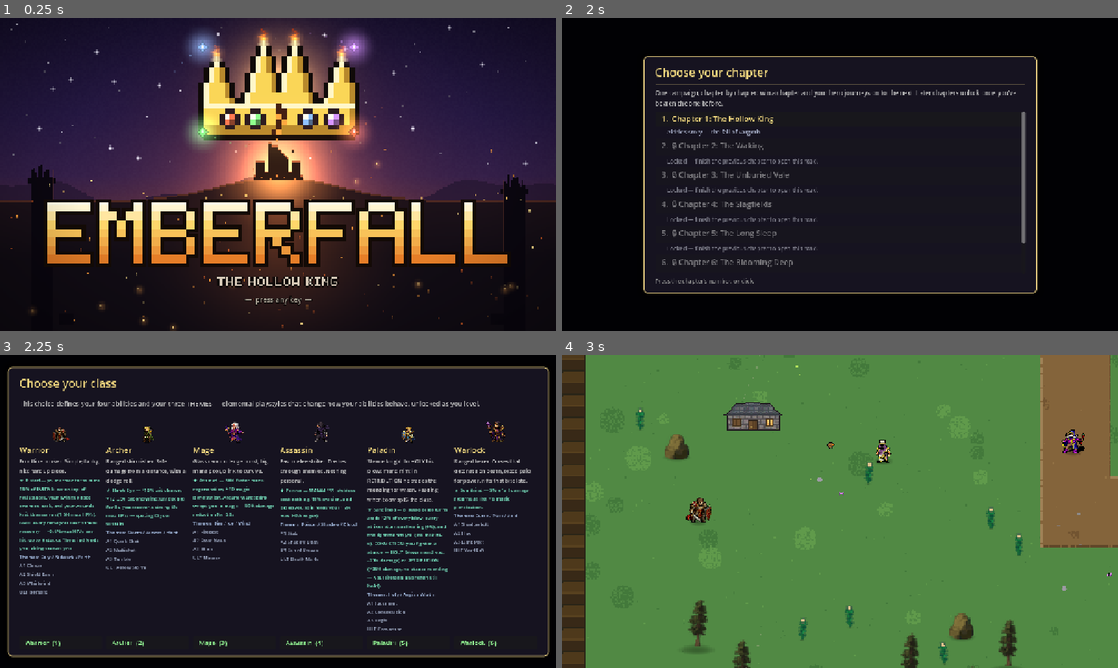
Above: before the commit, frames 1-4 (two rows, left to right).
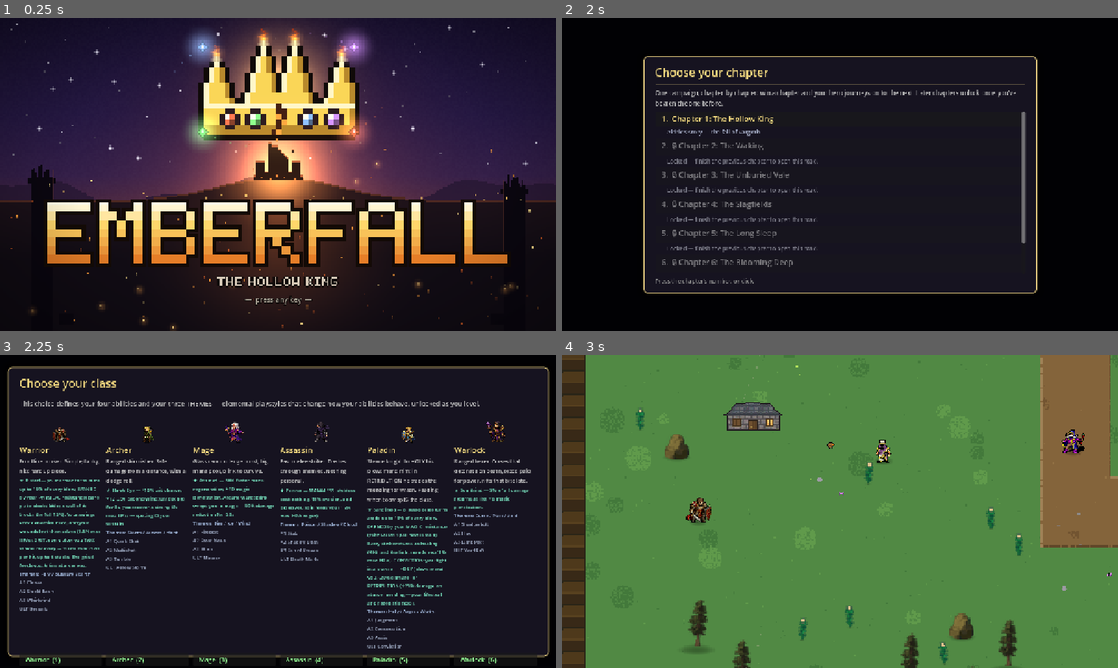
Above: after the commit, the same moments.

Repository: asalik1/game_beta
Game: Godot game, scene res://scenes/main.tscn
Same seed, same stepped clock (60 frames per second), same inputs: the game is played once before the commit and once after it.
Inputs (mouse positions are in pixels of both pictures, inside the frame that each line leads up to):
- Up to frame 1 (0.25 s): no input
- Up to frame 2 (2 s): tap Enter at 0.5 s; move the mouse to (962, 158) at 0.52 s; hold D 0.53-1.25 s; tap E at 0.6 s; click (962, 158) at 0.67 s; tap Space at 0.77, 1.07 s; click "⚔ New Character" at 1.25 s
- Up to frame 3 (2.25 s): click "1. Chapter 1: The Hollow King" at 2 s
- Up to frame 4 (3 s): click "Warrior (1)" at 2.75 s

Frames 1-2 are identical in both runs. In frame 3, 3.9% of the frame differs, in the area x 3-97%, y 42-99%; in frame 4, nothing differs.

Commit message:
balance: plate DR earned by resistance (fixes early faceroll, adds tank flavor)
Plate's flat 15% damage reduction was a handout that made early-game plate
near-untouchable (8-15%/hit vs a squishy's 20-36%) — the facetank window was
WIDEST exactly where the game should teach mechanics. And a flat DR double-dips
on top of resistances.

Now the DR is EARNED: it ramps 0 -> PLATE_DR_MAX (0.15) as the class's SIGNATURE
resistance climbs to PLATE_DR_FULL_RES (130) — warrior scales on physres, paladin
on magres (computed in recalc from the built res, so it's gear/investment-gated
and rides the diminishing res curve, no flat handout). Bare-armored early plate
blocks ~9%, walls up toward 15% by endgame; full 15% is a res-invested tank
reward. Early plate now takes real damage and must respect mechanics; endgame
tankiness holds (12-13% DR).

Tank FLAVOR: made the two tanks mirror-image instead of warrior-tanky/paladin-
neutral. Warrior stays phys-lean (physres 80 / magres 45) and wards steel;
paladin flipped magic-lean (physres 60/60 -> 50/75) and wards spell. Each is
now tankiest against its signature damage type (warrior vs phys, paladin vs
magic), and each one's earned-DR keys off its strong res. Verified via
dps_bench --defense across phys and magic bosses, early and endgame.

Diff:
--- a/game/scripts/balance.gd
+++ b/game/scripts/balance.gd
@@ -640,6 +640,13 @@
 # returns — rises fast off low res (the floor lift), then flattens hard so endgame
 # res stacking can't snowball plate to the top of the charts. At res 100 ~ +5.5%,
 # res 190 ~ +6.9%, res 350 ~ +8.4% (vs the old linear's +10 / +19 / +30%).
+# Plate flat DR is EARNED by resistance (2026-07-09), not a flat handout: it
+# ramps 0 -> PLATE_DR_MAX as the class's SIGNATURE res (warrior physres, paladin
+# magres) climbs to PLATE_DR_FULL_RES. Bare-armored early plate blocks almost
+# nothing (has to respect mechanics); a res wall blocks the full 15%. Fixes the
+# early faceroll and puts tankiness on the gear/investment-gated res curve.
+const PLATE_DR_MAX := 0.15
+const PLATE_DR_FULL_RES := 130.0     # signature res that grants the full DR
 const PLATE_RES_DMG_LOG := 0.025     # log coefficient
 const PLATE_RES_DMG_K := 0.08        # res sensitivity inside the log
 const PLATE_RES_DMG_CAP := 0.15      # hard ceiling (halved from the old 0.30)
--- a/game/scripts/classes.gd
+++ b/game/scripts/classes.gd
@@ -95,7 +95,7 @@
 	"warrior": {
 		"name": "Warrior", "sprite": "warrior", "primary": "STR", "dmg_type": "phys",
 		"desc": "Frontline bruiser. Simple, tanky, hits hard up close.",
-		"passive": {"text": "Plated — your armor turns aside 15% of EVERY blow on top of resistances, your swings knock enemies back, and your wounds knit themselves (1.5% max HP/s). GRIT: every blow you TAKE stokes recovery — +0.6% max HP/s per hit, up to 6 stacks. The grind feeds you; kiting starves you.", "physres": 80.0, "magres": 45.0, "regen_pct": 0.015, "flat_dr": 0.15, "grit_regen": 0.006, "grit_cap": 6.0},
+		"passive": {"text": "Plated — your armor turns aside up to 15% of every blow, EARNED by your PHYSICAL resistance (bare plate blocks little; a wall of it blocks the full 15%). Your swings knock enemies back, and your wounds knit themselves (1.5% max HP/s). GRIT: every blow you TAKE stokes recovery — +0.6% max HP/s per hit, up to 6 stacks. The grind feeds you; kiting starves you.", "physres": 80.0, "magres": 45.0, "regen_pct": 0.015, "grit_regen": 0.006, "grit_cap": 6.0},
 		"hp": 130.0, "hp_lvl": 19.0, "mp": 40.0, "mp_lvl": 3.0,
 		"atk": 15.5, "atk_lvl": 4.3, "speed": 250.0,
 		"abilities": {
@@ -148,7 +148,7 @@
 	"paladin": {
 		"name": "Paladin", "sprite": "paladin", "primary": "STR", "dmg_type": "magic",  # STR-primary but HOLY = magic damage (checks magres/magpen); INT is a byproduct scaler
 		"desc": "Stance knight. In HOLY his blows mend him; in RETRIBUTION he trades the mending for wrath. Reading when to swap IS the class.",
-		"passive": {"text": "Sanctified — blessed plate turns aside 12% of every blow; every strike returns as healing (4%), and the light mends you (1% max HP/s). CONVICTION: you fight in a stance — HOLY (blows mend you, -20% damage) or RETRIBUTION (+25% damage, no stance mending — your lifesteal and regen still hold).", "physres": 60.0, "magres": 60.0, "lifesteal": 0.04, "regen_pct": 0.010, "flat_dr": 0.12},
+		"passive": {"text": "Sanctified — blessed plate turns aside up to 15% of every blow, EARNED by your MAGIC resistance (faith wards spell before steel). Every strike returns as healing (4%), and the light mends you (1% max HP/s). CONVICTION: you fight in a stance — HOLY (blows mend you, -20% damage) or RETRIBUTION (+25% damage, no stance mending — your lifesteal and regen still hold).", "physres": 50.0, "magres": 75.0, "lifesteal": 0.04, "regen_pct": 0.010},
 		"hp": 125.0, "hp_lvl": 17.0, "mp": 55.0, "mp_lvl": 5.0,
 		"atk": 15.0, "atk_lvl": 4.3, "speed": 248.0,
 		"abilities": {
--- a/game/scripts/player_core.gd
+++ b/game/scripts/player_core.gd
@@ -670,6 +670,13 @@
 	dex = b["dex"]
 	physpen = b["physpen"]
 	magpen = b["magpen"]
+	# Plate EARNED DR: warrior scales it on physres, paladin on magres — 0 with
+	# no armor, up to PLATE_DR_MAX at PLATE_DR_FULL_RES. Res is set above, so this
+	# rides the built (gear + kit) value.
+	if cls == "warrior":
+		flat_dr += Balance.PLATE_DR_MAX * minf(1.0, physres / Balance.PLATE_DR_FULL_RES)
+	elif cls == "paladin":
+		flat_dr += Balance.PLATE_DR_MAX * minf(1.0, magres / Balance.PLATE_DR_FULL_RES)
 	combo = Balance.soft_cap(maxf(0.0, b["combo"]), Balance.CAP_COMBO)  # soft knee
 	greed = b["greed"]
 	hp = clampf(max_hp * hp_frac, 1.0, max_hp)
